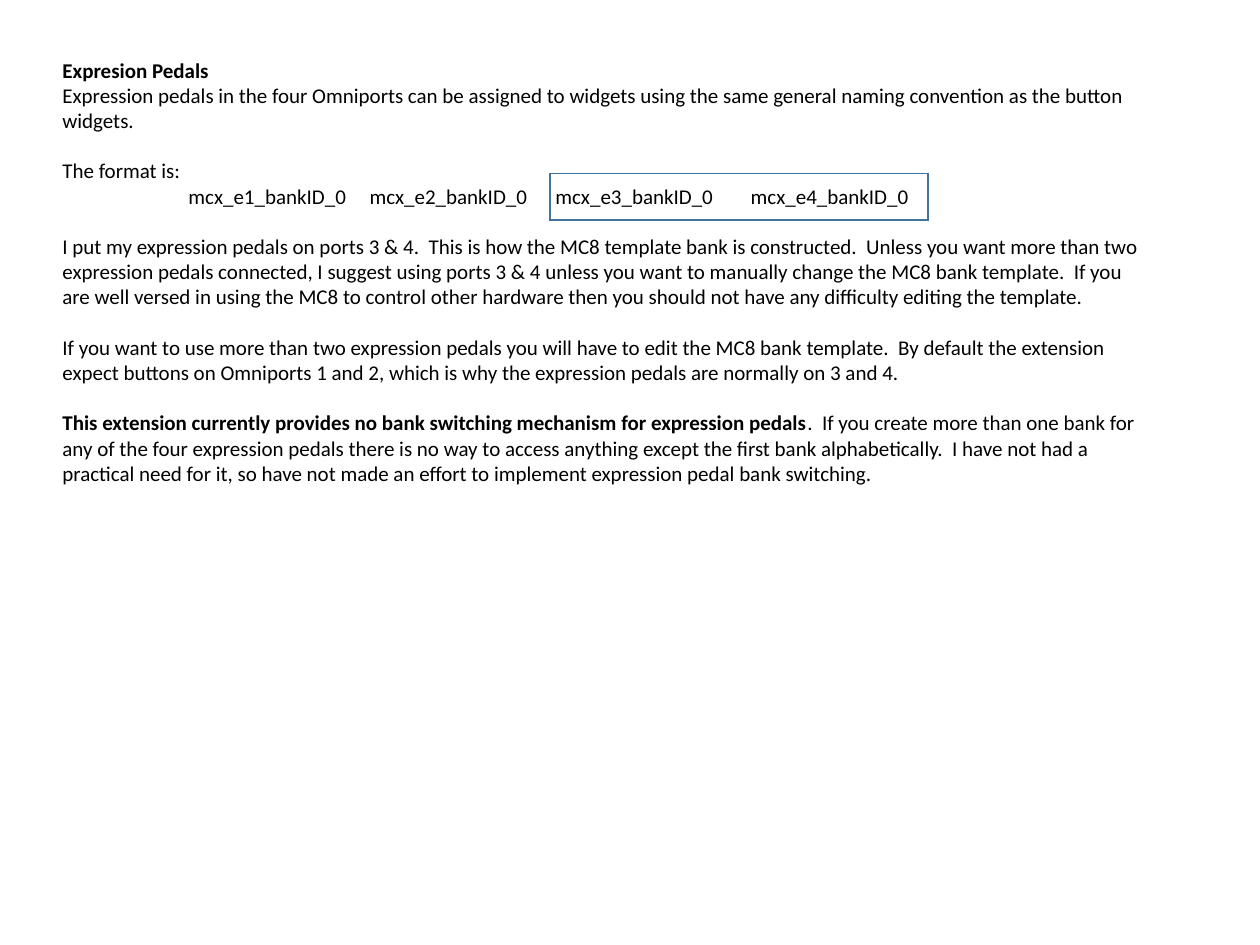
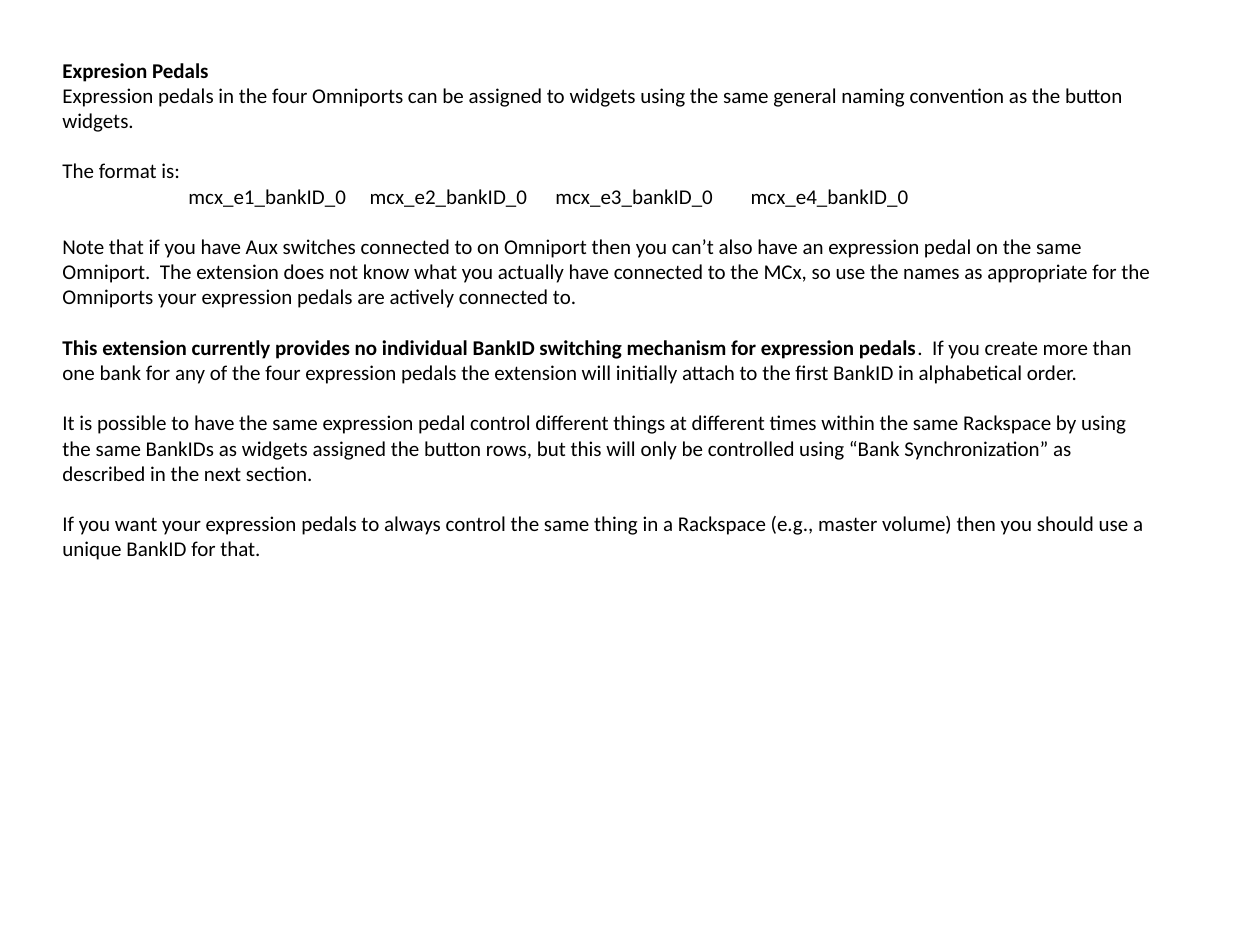
Before and after one commit to WidnerM/GP-MC8, a slide deck: slide 10 of MC8.pptx. Drawn at 1260x945 pixels with LibreOffice and Linux fonts; fonts in the diff are those of the drawing. Boxes give left, top, right and bottom in pixels: in the first picture for what was removed or moved away, otherwise in the second. Text is boxed around its words. In the diff, an @@ line names an element or a change of style, - is before the commit and + after.

```diff
--- a/MC8.pptx
+++ b/MC8.pptx
@@ rectangle removed at <box>551,174,929,220</box> @@
@@ text at <box>62,239,1149,560</box>: text changed @@
-I put my expression pedals on ports 3 & 4. This is how the MC8 template bank is constructed. Unless you want more than two expression pedals connected, I suggest using ports 3 & 4 unless you want to manually change the MC8 bank template. If you are well versed in using the MC8 to control other hardware then you should not have any difficulty editing the template.
-If you want to use more than two expression pedals you will have to edit the MC8 bank template. By default the extension expect buttons on Omniports 1 and 2, which is why the expression pedals are normally on 3 and 4.
-This extension currently provides no bank switching mechanism for expression pedals. If you create more than one bank for any of the four expression pedals there is no way to access anything except the first bank alphabetically. I have not had a practical need for it, so have not made an effort to implement expression pedal bank switching.
+Note that if you have Aux switches connected to on Omniport then you can’t also have an expression pedal on the same Omniport. The extension does not know what you actually have connected to the MCx, so use the names as appropriate for the Omniports your expression pedals are actively connected to.
+This extension currently provides no individual BankID switching mechanism for expression pedals. If you create more than one bank for any of the four expression pedals the extension will initially attach to the first BankID in alphabetical order.
+It is possible to have the same expression pedal control different things at different times within the same Rackspace by using the same BankIDs as widgets assigned the button rows, but this will only be controlled using “Bank Synchronization” as described in the next section.
+If you want your expression pedals to always control the same thing in a Rackspace (e.g., master volume) then you should use a unique BankID for that.
```
Also in this commit, not shown: 5 other slides changed, 2 slides added, 2 other files.
